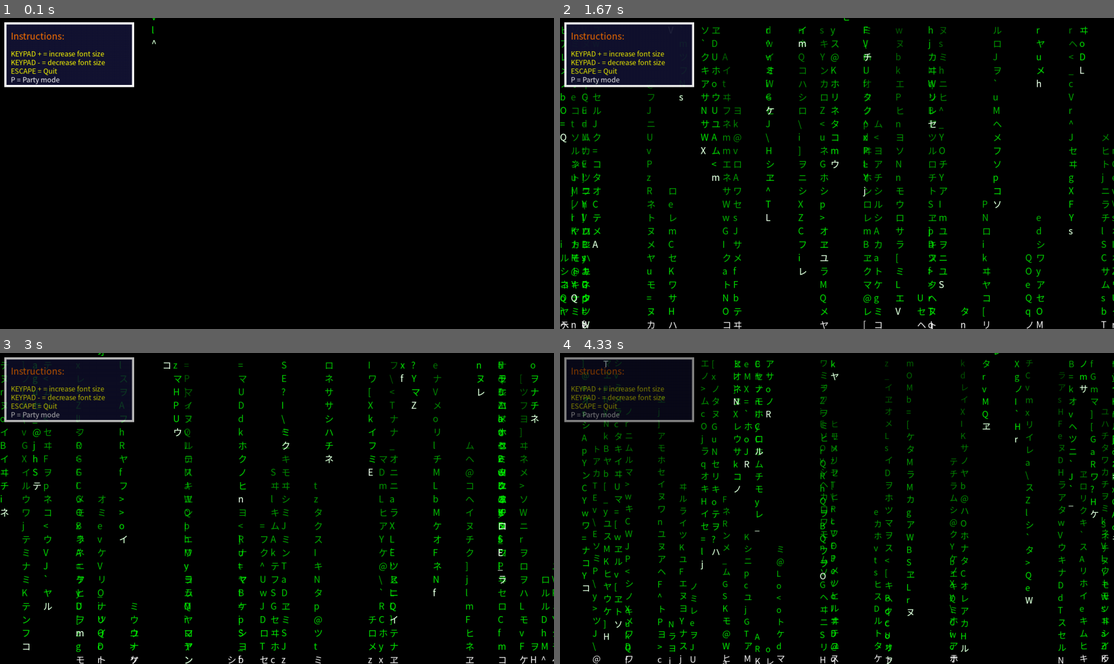
Above: before the commit, frames 1-4 (two rows, left to right).
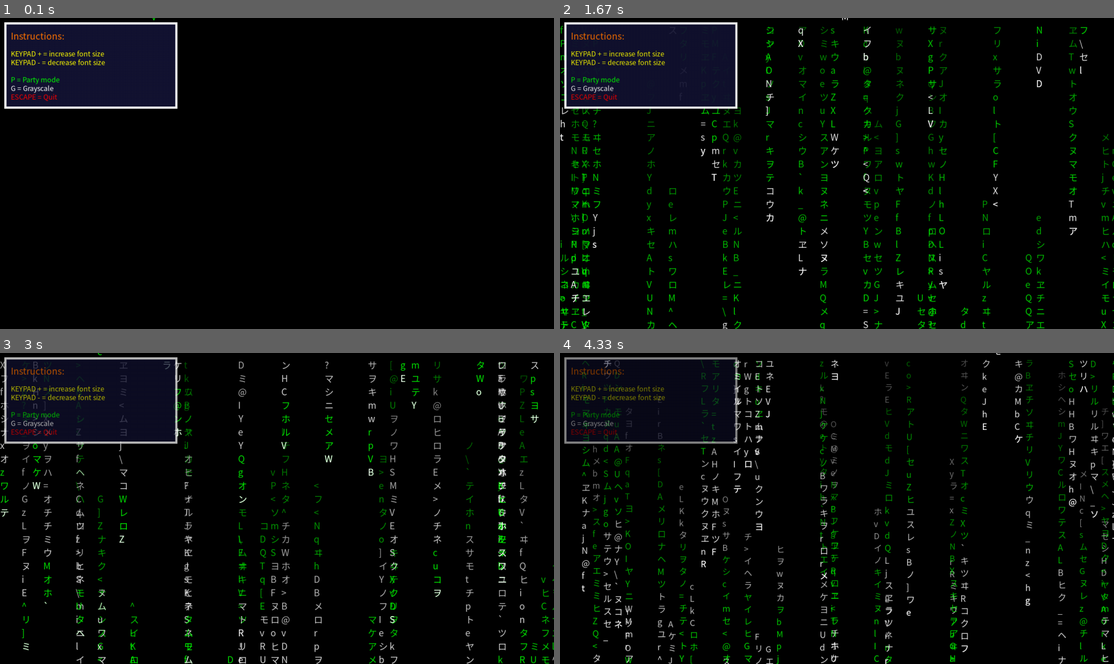
Above: after the commit, the same moments.

Repository: shS83/Matrixia
Game: pygame game, started from matrixia.py
Same seed, same stepped clock (60 frames per second), same inputs: the game is played once before the commit and once after it.
Inputs:
- Up to frame 1 (0.1 s): no input
- Up to frame 2 (1.67 s): tap G at 0.33, 0.67, 1.57 s
- Up to frame 3 (3 s): tap G at 1.87, 2.07, 2.37, 2.57, 2.87 s
- Up to frame 4 (4.33 s): tap - at 3.07, 3.55 s; tap G at 3.47, 3.8, 4.1 s; tap + at 3.88 s

The runs differ from the first frame. In frame 1, 4.2% of the frame differs, in the area x 0-33%, y 1-30%; in frame 2, 11%; in frame 3, 12%, in the area x 0-100%, y 0-100%; in frame 4, 10%.

Commit message:
Added partymode and grayscale.

Diff:
--- a/matrixia.py
+++ b/matrixia.py
@@ -22,7 +22,7 @@
 YELLOW = (255, 255, 0)
 RED = (255, 0, 0)
 BLUE = (0, 0, 255)
-ALL_COLORS = [WHITE, BLACK, GREEN, ORANGE, YELLOW, RED, MIDNIGHT_BLUE]
+ALL_COLORS = [WHITE, BLUE, BLACK, GREEN, ORANGE, YELLOW, RED, MIDNIGHT_BLUE]
 RANDOMEVENT = pygame.USEREVENT + 5
 
 class Fadeout:
@@ -58,8 +58,13 @@
         font_size = font.size("gZ")
         counter = 1
 
-        if self.y < yRES:
-            text = font.render(char, True, (0, 255, 0))
+        if self.y < yRES + self.y_space:
+            if PARTYMODE:
+                text = font.render(char, True, random.choice(ALL_COLORS))
+            elif GRAYSCALE:
+                text = font.render(char, True, WHITE)
+            else:
+                text = font.render(char, True, GREEN)
             pos = (self.x, self.y)
             text.set_alpha(255)
             screen.blit(text, pos)
@@ -96,12 +101,12 @@
 katakana: str = "アイウエオカキクケコサシスセソタチツテトナニヌネノハヒフヘホマミムメモヤユヨラリルレロワヰヱヲン"
 all_letters: list = []
 fs: tuple = font.size('gZ')
+PARTYMODE = False
+GRAYSCALE = False
 
 def scaler(size):
     font_scaled: list = []
     factor: float = (screen.get_size()[0] / fs[0]) + (screen.get_size()[1] / fs[1]) // 2 * 0.01
-    print(f"font-size: {fs}")
-    print(f"factor: {factor}")
     font_scaled.append([fs[0], fs[1]])
     font_scaled[0][0] %= int(round(factor))
     font_scaled[0][1] %= int(round(factor))
@@ -109,18 +114,19 @@
     return size
 
 fs = scaler(fs)
-print(f"font-size: {fs}")
 a: object = Descender(fs[0])
 all_letters.append(a)
-toast: pygame.Surface = pygame.Surface((300, 150))
-pygame.draw.rect(toast, WHITE, ((0, 0), (300, 150)))
-pygame.draw.rect(toast, MIDNIGHT_BLUE, ((5, 5), (290, 140)))
+toast: pygame.Surface = pygame.Surface((400, 200))
+pygame.draw.rect(toast, WHITE, ((0, 0), (400, 200)))
+pygame.draw.rect(toast, MIDNIGHT_BLUE, ((5, 5), (390, 190)))
 smaller_font = pygame.font.SysFont('vl gothic', 16)
 toast.blit(font.render("Instructions:", True, ORANGE), (15, 15))
 toast.blit(smaller_font.render("KEYPAD + = increase font size", True, YELLOW), (15, 60))
 toast.blit(smaller_font.render("KEYPAD - = decrease font size", True, YELLOW), (15, 80))
-toast.blit(smaller_font.render("ESCAPE = Quit", True, YELLOW), (15, 100))
-toast.blit(smaller_font.render("P = Party mode", True, WHITE), (15, 120))
+
+toast.blit(smaller_font.render("P = Party mode", True, GREEN), (15, 120))
+toast.blit(smaller_font.render("G = Grayscale", True, WHITE), (15, 140))
+toast.blit(smaller_font.render("ESCAPE = Quit", True, RED), (15, 160))
 fader = Fadeout(toast, 50)
 
 while running:
@@ -135,6 +141,17 @@
             if event.key == pygame.K_KP_MINUS and FONT_SIZE > 0:
                 FONT_SIZE -= 1
                 font = pygame.font.SysFont('vl gothic', FONT_SIZE)
+            if event.key == pygame.K_p:
+                if PARTYMODE:
+                    PARTYMODE = False
+                else:
+                    PARTYMODE = True
+            if event.key == pygame.K_g:
+                if GRAYSCALE:
+                    GRAYSCALE = False
+                else:
+                    GRAYSCALE = True
+
         if event.type == pygame.QUIT:
             running = False
 
